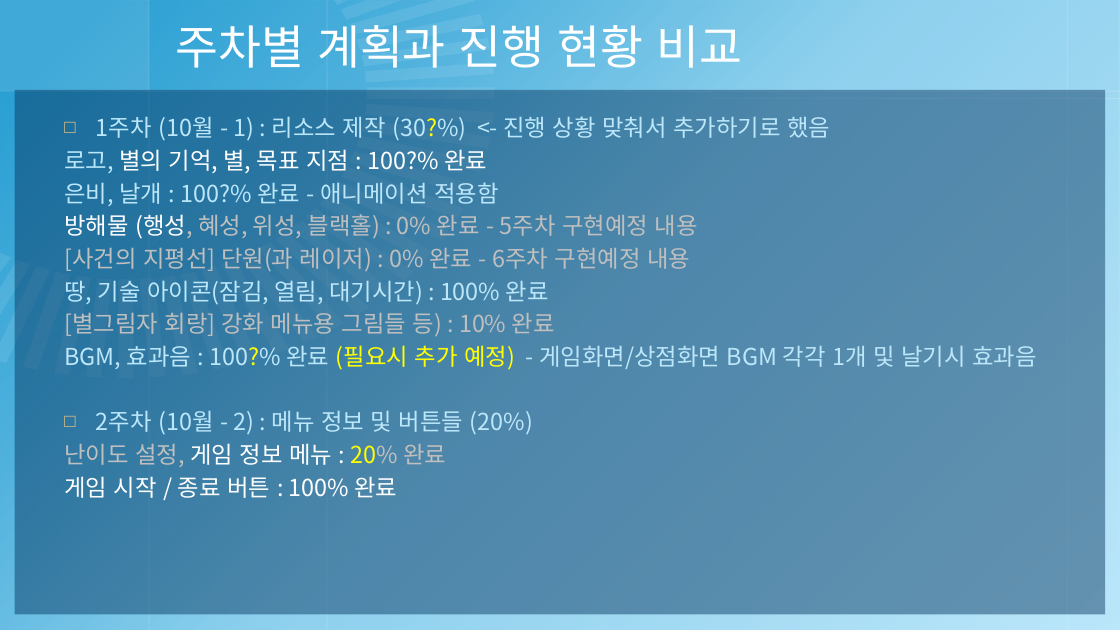
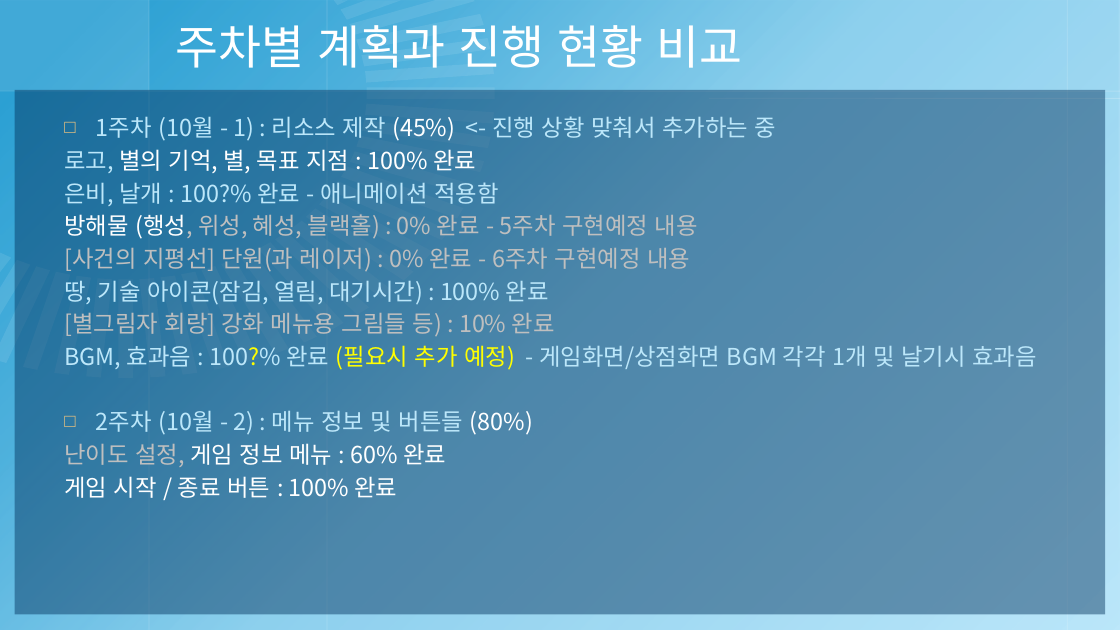
Before and after one commit to pb-wandu/2018180040_2DGP_PROJECT, a slide deck: slide 2 of 2018180040 - 2DGP 3차 발표 프레젠테이션.pptx. Drawn at 1120x630 pixels with LibreOffice and Linux fonts; fonts in the diff are those of the drawing; background and template pictures are left out. Boxes give left, top, right and bottom in pixels: in the first picture for what was removed or moved away, otherwise in the second. Text is boxed around its words. In the diff, an @@ line names an element or a change of style, - is before the commit and + after.

```diff
--- a/2018180040 - 2DGP 3차 발표 프레젠테이션.pptx
+++ b/2018180040 - 2DGP 3차 발표 프레젠테이션.pptx
@@ text at box(64, 116, 776, 173): text changed @@
-□ 1주차 (10월 - 1) : 리소스 제작 (30?%) <- 진행 상황 맞춰서 추가하기로 했음
-로고, 별의 기억, 별, 목표 지점 : 100?% 완료
+□ 1주차 (10월 - 1) : 리소스 제작 (45%) <- 진행 상황 맞춰서 추가하는 중
+로고, 별의 기억, 별, 목표 지점 : 100% 완료
@@ text at box(64, 214, 698, 239): text changed @@
-방해물 (행성, 혜성, 위성, 블랙홀) : 0% 완료 - 5주차 구현예정 내용
+방해물 (행성, 위성, 혜성, 블랙홀) : 0% 완료 - 5주차 구현예정 내용
@@ text at box(64, 411, 533, 467): text changed @@
-□ 2주차 (10월 - 2) : 메뉴 정보 및 버튼들 (20%)
-난이도 설정, 게임 정보 메뉴 : 20% 완료
+□ 2주차 (10월 - 2) : 메뉴 정보 및 버튼들 (80%)
+난이도 설정, 게임 정보 메뉴 : 60% 완료
```
Also in this commit, not shown: 3 other slides changed, 11 other files.
